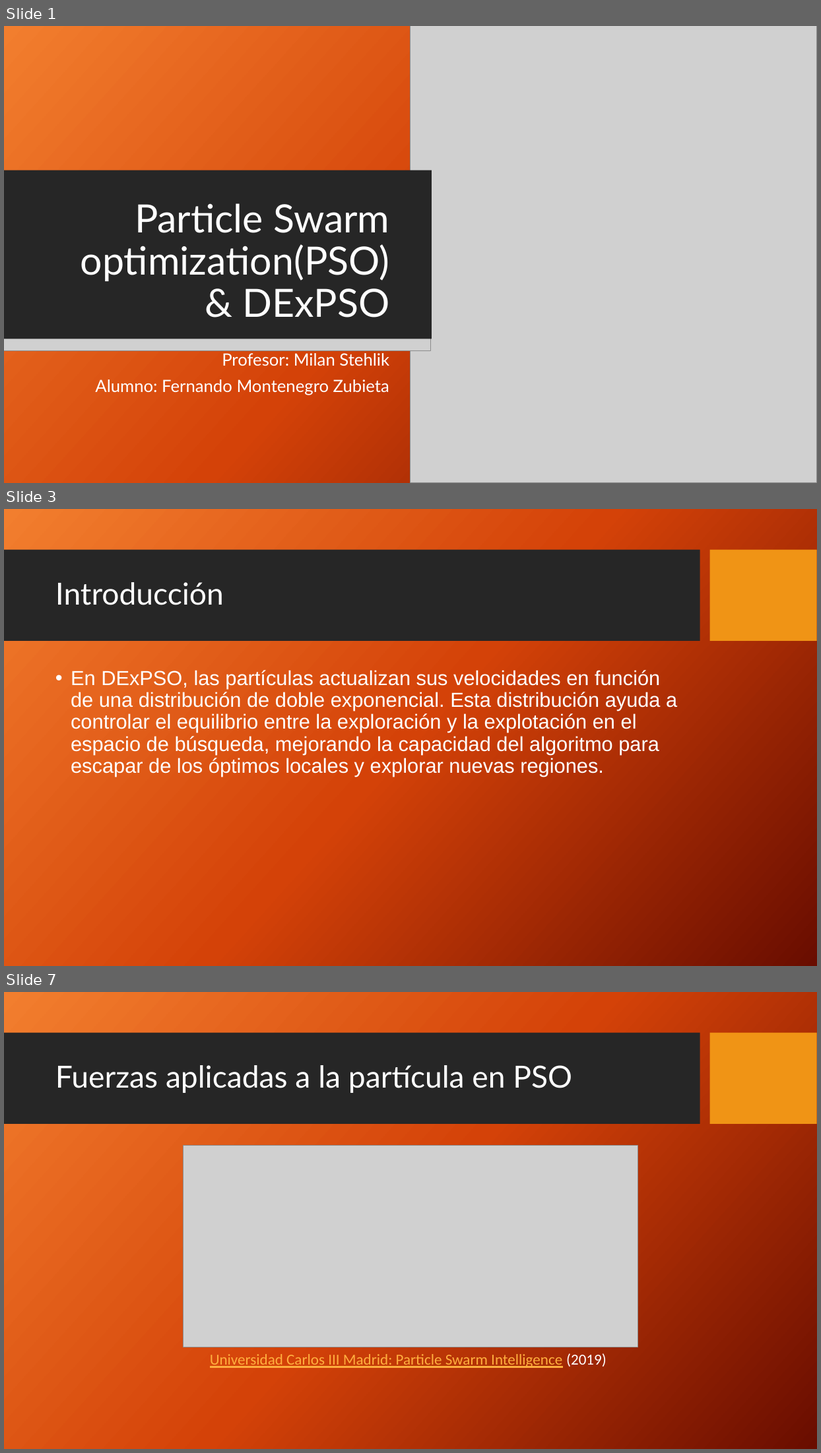
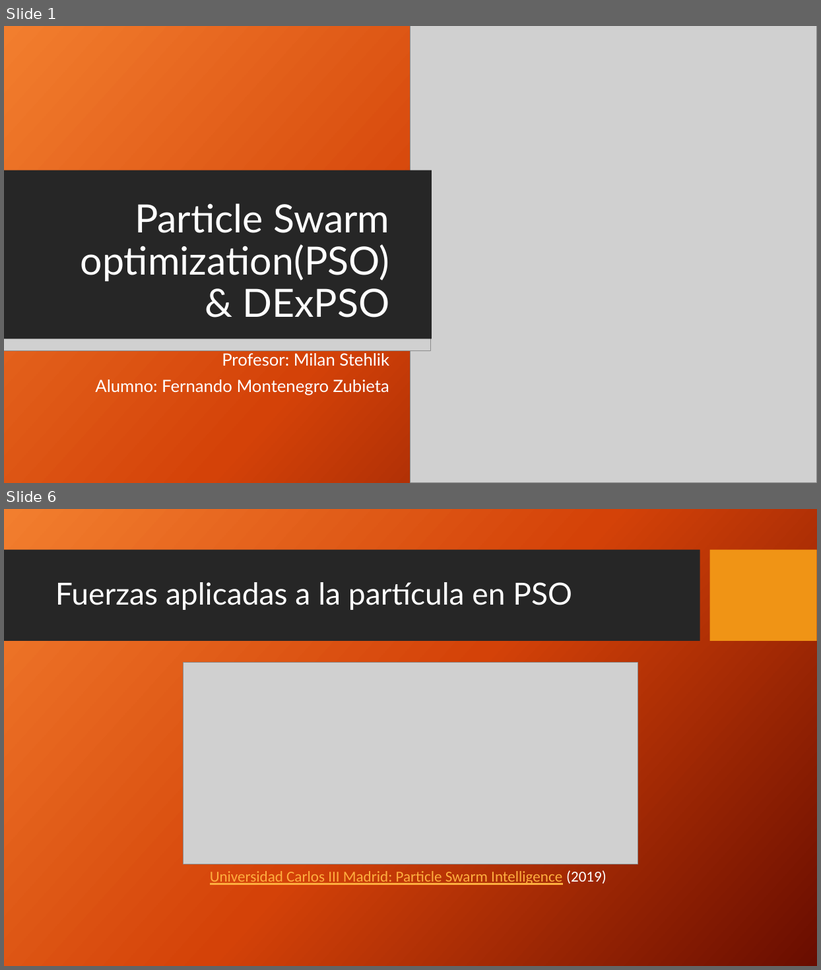
Before and after one commit to fermontenegro/PSO, a slide deck: Presentacion final.pptx. Shown one above the other, each under a label of ours: slides 1, 3 and 7 before the commit, slides 1 and 6 after it; the slides between them are not shown. The pictures are 821x1453 and 821x970 pixels, drawn with LibreOffice and Linux fonts; fonts in the diff are those of the drawing; grey boxes stand for pictures; background and template pictures are left out. Boxes give left, top, right and bottom in pixels: in the first picture for what was removed or moved away, otherwise in the second. Text is boxed around its words. In the diff, an @@ line names an element or a change of style, - is before the commit and + after.

```diff
--- a/Presentacion final.pptx
+++ b/Presentacion final.pptx
@@ slide 3 removed at (x1=4, y1=509, x2=817, y2=966), background picture (left out); not listed: 2 template elements that a slide beside it also shows @@
@@ title removed at (x1=55, y1=582, x2=224, y2=605) @@
-Introducción
@@ text removed at (x1=71, y1=670, x2=677, y2=776) @@
-• En DExPSO, las partículas actualizan sus velocidades en función de una distribución de doble exponencial. Esta distribución ayuda a controlar el equilibrio entre la exploración y la explotación en el espacio de búsqueda, mejorando la capacidad del algoritmo para escapar de los óptimos locales y explorar nuevas regiones.
@@ what was slide 7 is now slide 6 @@
```
Also in this commit, not shown: 6 slides changed, 6 slides added, 1 other slide removed, 6 other files.
